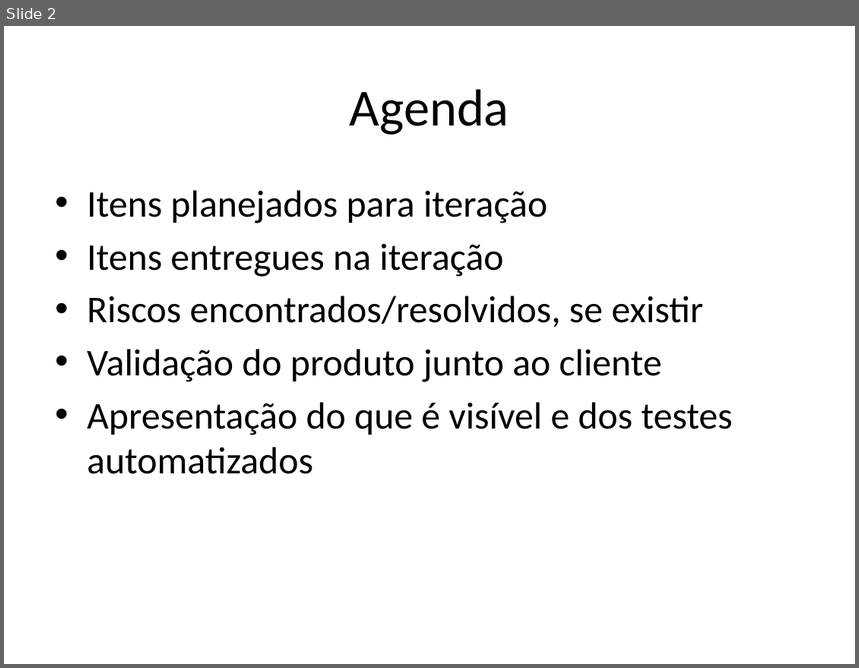
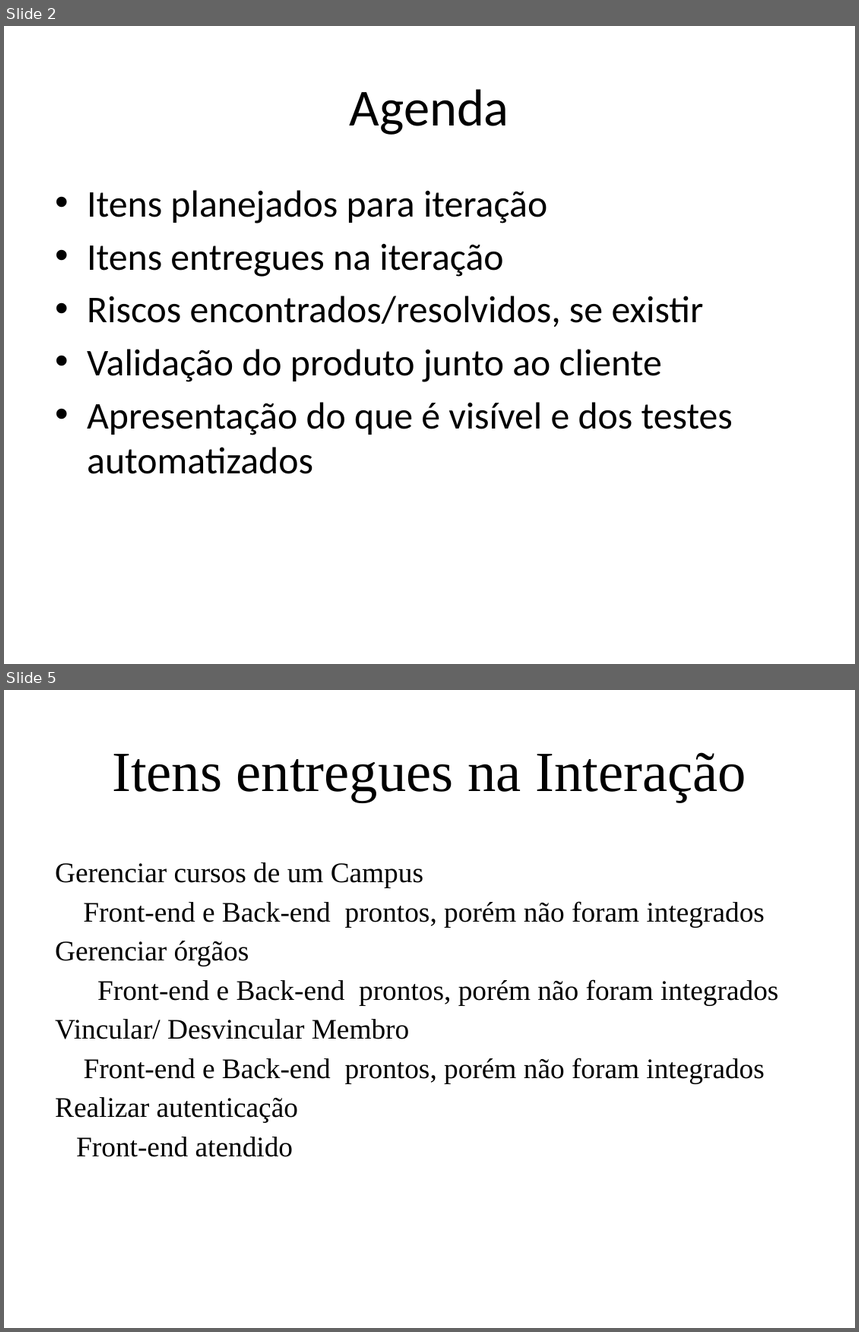
Before and after one commit to Antoniojustino4/sysmeeting, a slide deck: docs/PJ2/1 Interação/Template_apresentacao_de_resultados.pptx. Shown one above the other, each under a label of ours: slide 2 before the commit, slides 2 and 5 after it; the slides between them are not shown. The pictures are 859x668 and 859x1332 pixels, drawn with LibreOffice and Linux fonts; fonts in the diff are those of the drawing. Boxes give left, top, right and bottom in pixels: in the first picture for what was removed or moved away, otherwise in the second. Text is boxed around its words. In the diff, an @@ line names an element or a change of style, - is before the commit and + after.

```diff
--- a/docs/PJ2/1 Interação/Template_apresentacao_de_resultados.pptx
+++ b/docs/PJ2/1 Interação/Template_apresentacao_de_resultados.pptx
@@ slide 5 added at <box>4,690,855,1328</box>, background #FFFFFF @@
@@ title added at <box>112,752,746,802</box>, 48 pt, text #000000 @@
+Itens entregues na Interação
@@ text added at <box>55,863,778,1157</box>, 24 pt, text #000000 @@
+Gerenciar cursos de um Campus
+Front-end e Back-end prontos, porém não foram integrados
+Gerenciar órgãos
+Front-end e Back-end prontos, porém não foram integrados
+Vincular/ Desvincular Membro
+Front-end e Back-end prontos, porém não foram integrados
+Realizar autenticação
+Front-end atendido
```
Also in this commit, not shown: 1 other slide changed, 4 other slides added, 7 other files.
